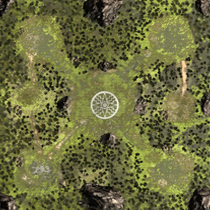
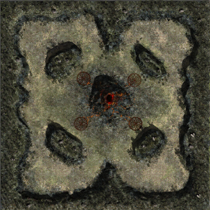
Comparing the layer stacks of the two 210×210 images. Changes:
added layer "Camada 3" above "Camada 2" over [0, 0, 210, 210]
